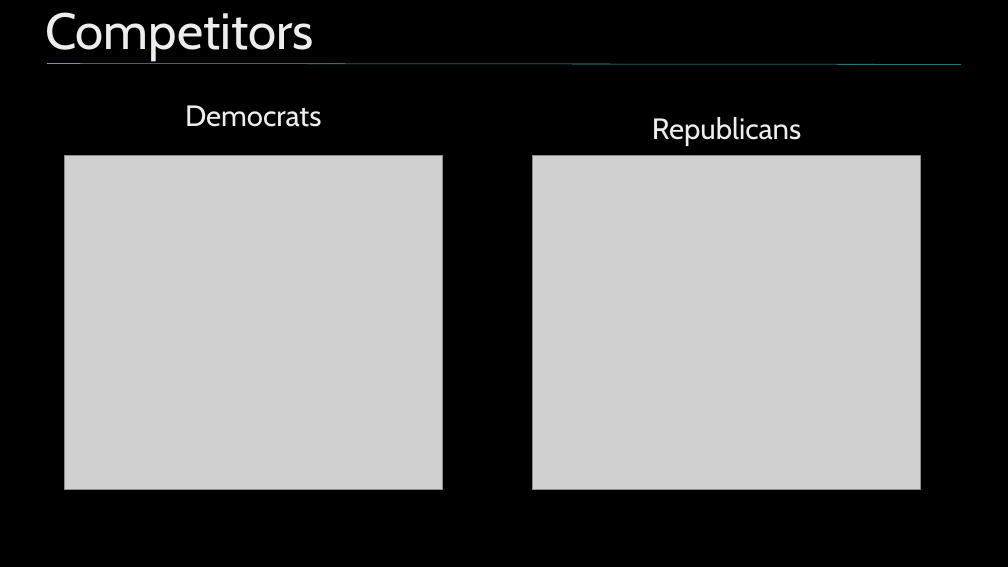
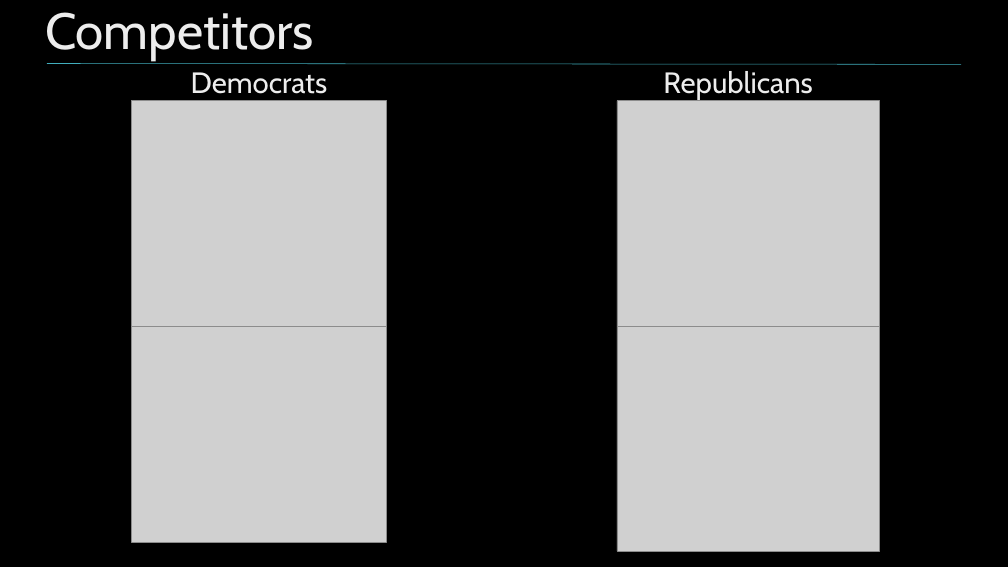
Before and after one commit to nycdatasci/bootcamp009_project, a slide deck: slide 18 of Project4-Capstone/MHD_Capstone/MHD_Twitter_Clustering.pptx. Drawn at 1008x567 pixels with LibreOffice and Linux fonts; fonts in the diff are those of the drawing; grey boxes stand for pictures; background and template pictures are left out. Boxes give left, top, right and bottom in pixels: in the first picture for what was removed or moved away, otherwise in the second. Text is boxed around its words. In the diff, an @@ line names an element or a change of style, - is before the commit and + after.

Commit message:
ppt

```diff
--- a/Project4-Capstone/MHD_Capstone/MHD_Twitter_Clustering.pptx
+++ b/Project4-Capstone/MHD_Capstone/MHD_Twitter_Clustering.pptx
@@ text "Democrats": place and size @@
-text "Democrats" at bbox=[185, 105, 322, 127]
+text "Democrats" at bbox=[191, 72, 328, 94]
@@ text "Republicans": place and size @@
-text "Republicans" at bbox=[652, 117, 801, 146]
+text "Republicans" at bbox=[663, 71, 812, 100]
@@ picture: place and size @@
-picture at bbox=[64, 156, 442, 489]
+picture at bbox=[132, 101, 387, 326]
@@ picture: place and size @@
-picture at bbox=[532, 156, 921, 489]
+picture at bbox=[617, 101, 879, 326]
@@ picture added at bbox=[132, 326, 387, 541] @@
@@ picture added at bbox=[617, 326, 879, 551] @@
```
